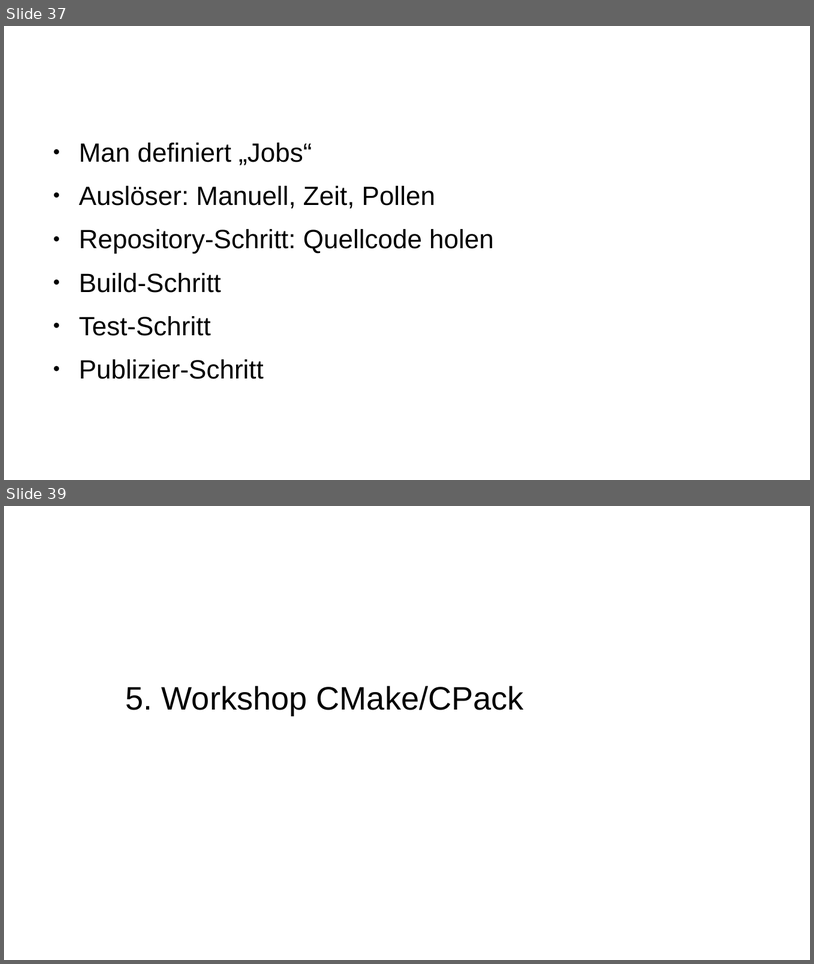
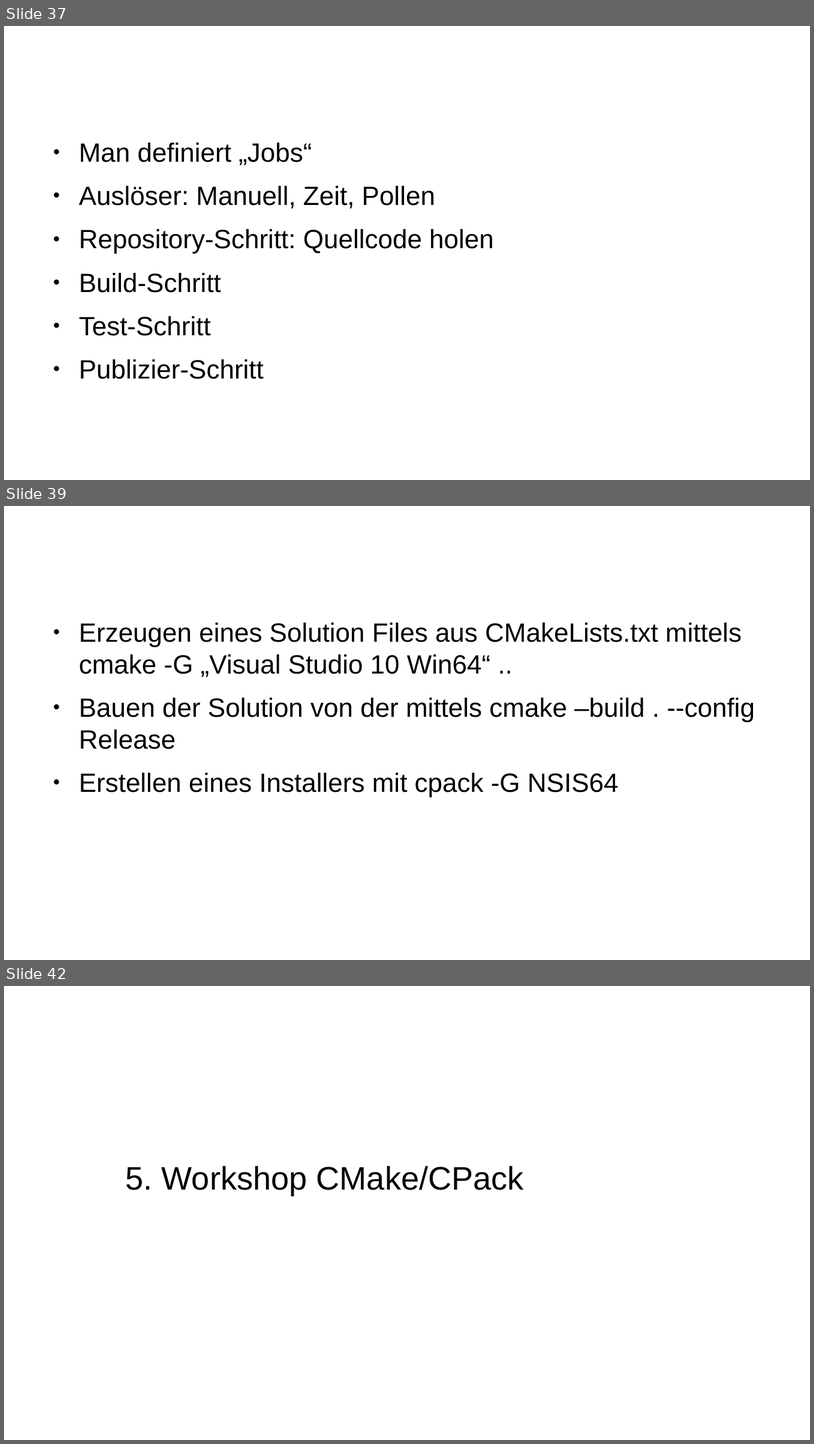
Before and after one commit to carstenkuckuk/CppUGBochum, a slide deck: doc/20180920_CppUGBochum_CI_Jenkins_CMake_GoogleTest.odp. Shown one above the other, each under a label of ours: slides 37 and 39 before the commit, slides 37, 39 and 42 after it; the slides between them are not shown. The pictures are 814x964 and 814x1444 pixels, drawn with LibreOffice and Linux fonts; fonts in the diff are those of the drawing; background and template pictures are left out. Boxes give left, top, right and bottom in pixels: in the first picture for what was removed or moved away, otherwise in the second. Text is boxed around its words. In the diff, an @@ line names an element or a change of style, - is before the commit and + after.

```diff
--- a/doc/20180920_CppUGBochum_CI_Jenkins_CMake_GoogleTest.odp
+++ b/doc/20180920_CppUGBochum_CI_Jenkins_CMake_GoogleTest.odp
@@ slide 39 added at (4,506,810,960), background #FFFFFF @@
@@ title added at (44,523,606,598), 35.7 pt, text #FFFFFF @@
+CMake Ablauf
@@ text added at (79,622,755,797), 26 pt, text #000000 @@
+● Erzeugen eines Solution Files aus CMakeLists.txt mittels cmake -G „Visual Studio 10 Win64“ ..
+● Bauen der Solution von der mittels cmake –build . --config Release
+● Erstellen eines Installers mit cpack -G NSIS64
@@ what was slide 39 is now slide 42 @@
```
Also in this commit, not shown: 9 other slides added, 1 slide removed, 1 other file.
